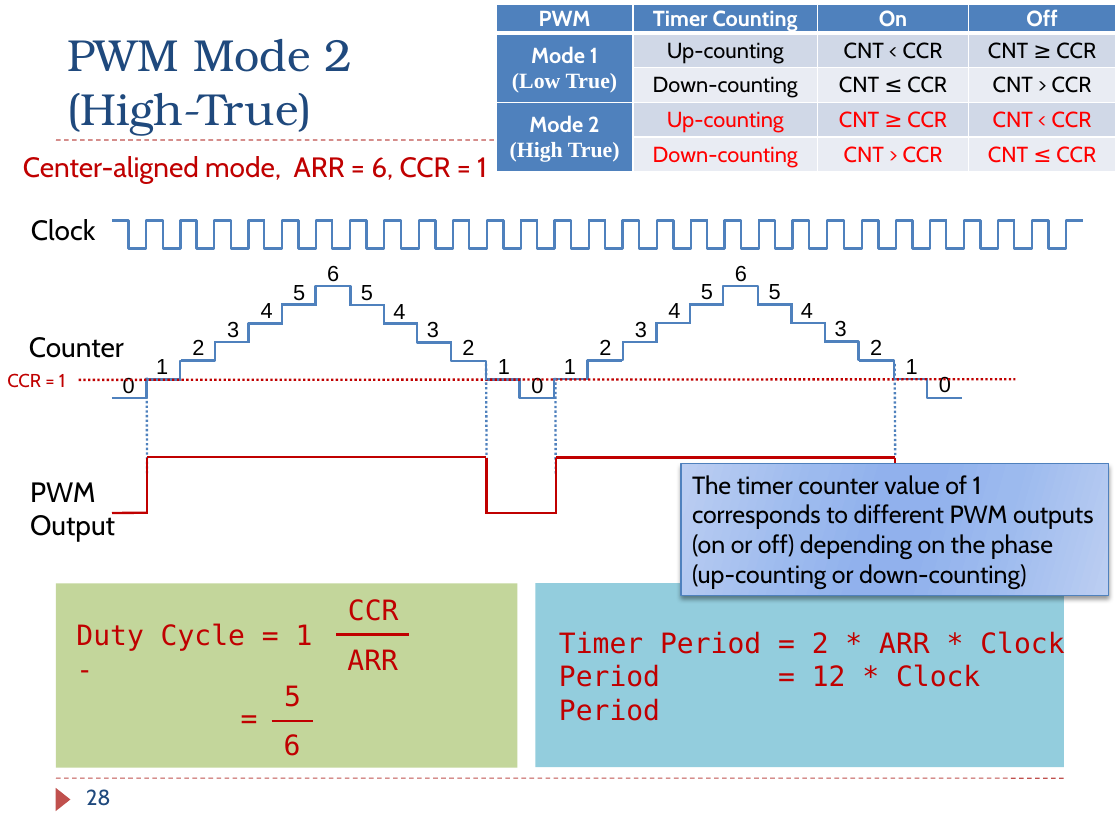
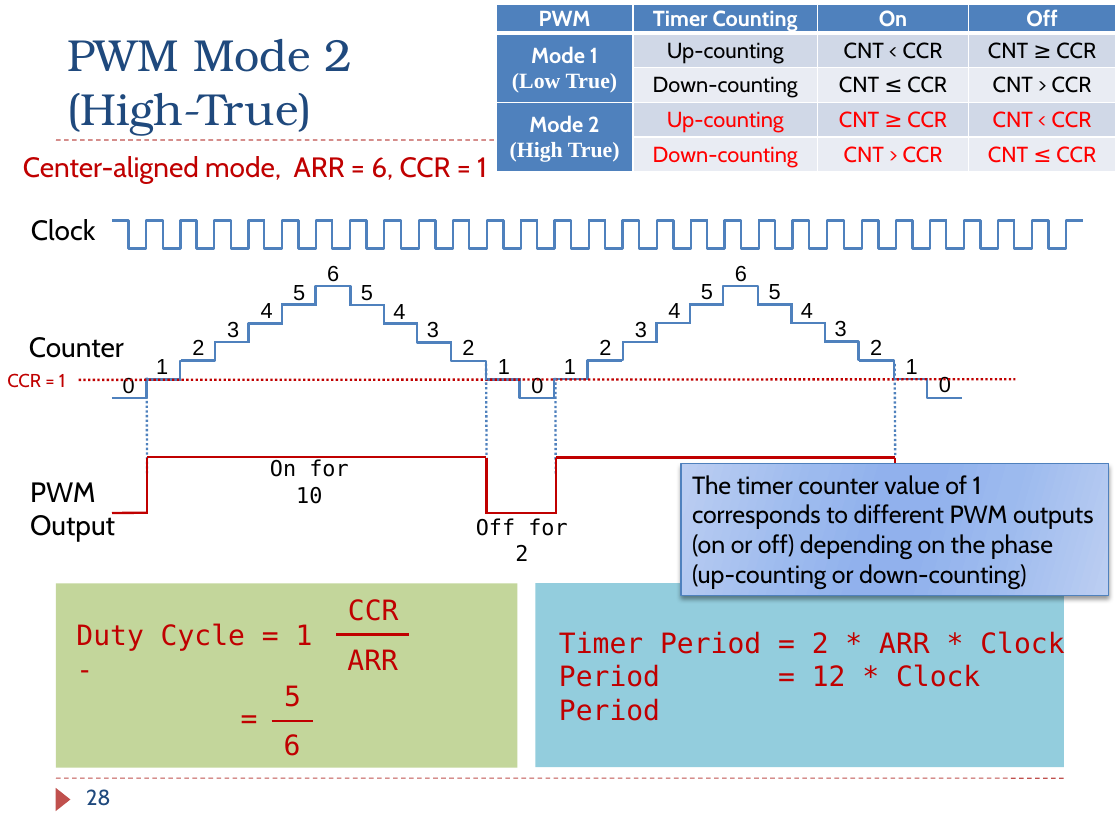
Before and after one commit to guhofstra/CSC111Fa25, a slide deck: slide 28 of PPTs/Ch16_Timer_PWM.pptx. Drawn at 1120x840 pixels with LibreOffice and Linux fonts; fonts in the diff are those of the drawing. Boxes give left, top, right and bottom in pixels: in the first picture for what was removed or moved away, otherwise in the second. Text is boxed around its words. In the diff, an @@ line names an element or a change of style, - is before the commit and + after.

```diff
--- a/PPTs/Ch16_Timer_PWM.pptx
+++ b/PPTs/Ch16_Timer_PWM.pptx
@@ text added at bbox=[270, 459, 348, 504], 14 pt, text #000000 @@
+On for 10
@@ text added at bbox=[476, 518, 567, 561], 14 pt, text #000000 @@
+Off for 2
```
Also in this commit, not shown: 6 other slides changed, 4 other files.
